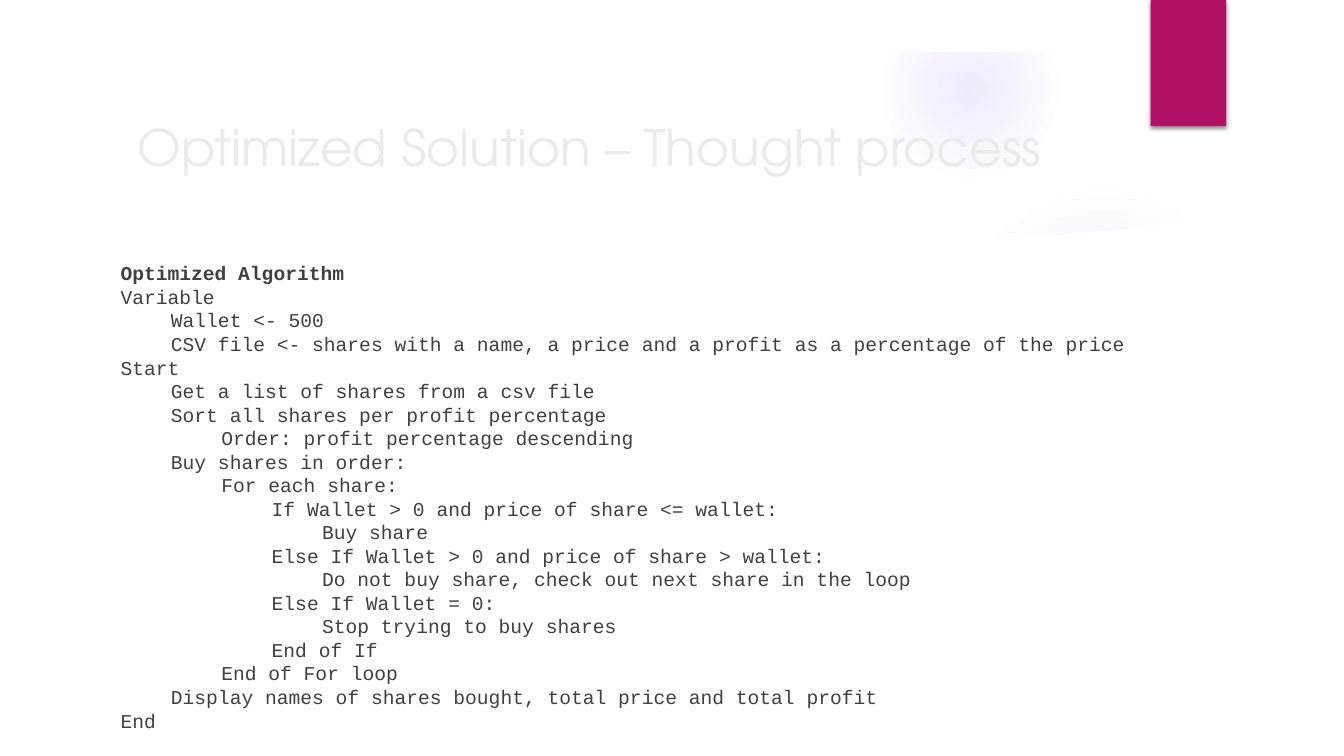
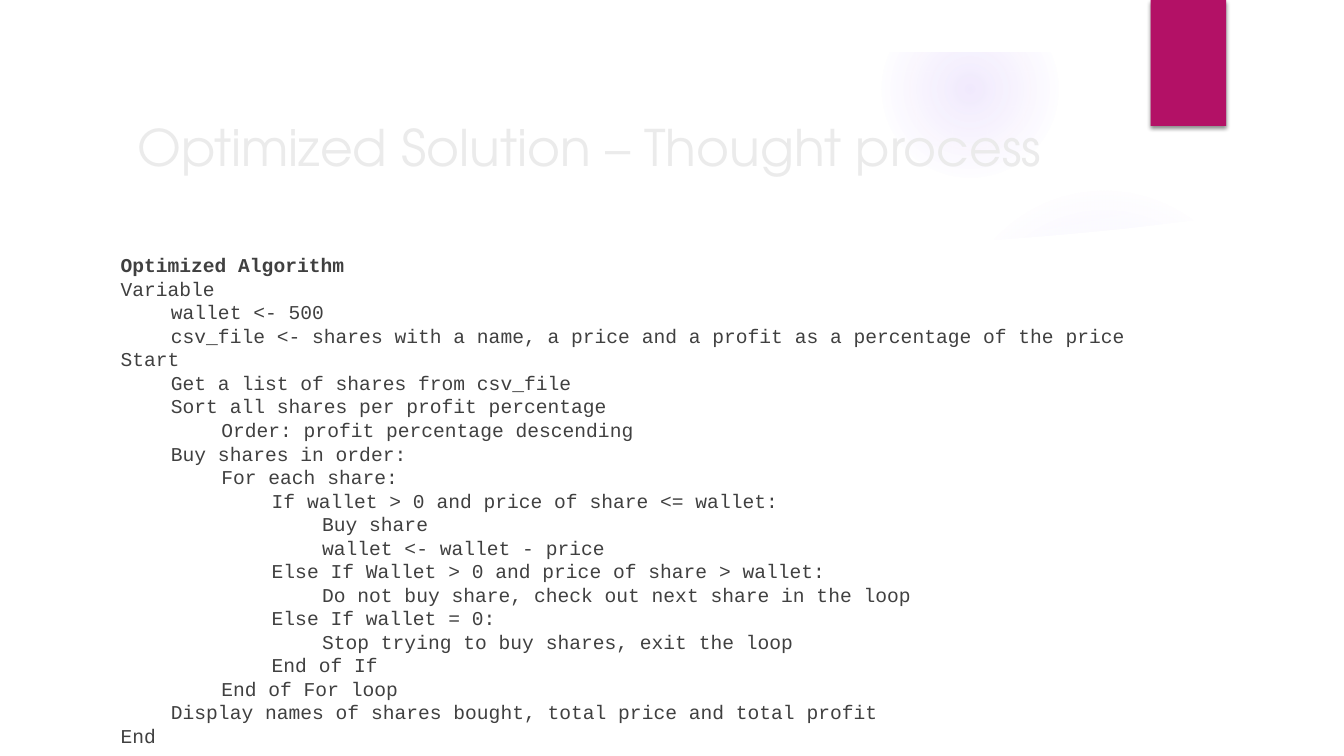
Before and after one commit to franfif/algoinvest-trade, a slide deck: slide 6 of Project7_Presentation.pptx. Drawn at 1344x756 pixels with LibreOffice and Linux fonts; fonts in the diff are those of the drawing; background and template pictures are left out. Boxes give left, top, right and bottom in pixels: in the first picture for what was removed or moved away, otherwise in the second. Text is boxed around its words. In the diff, an @@ line names an element or a change of style, - is before the commit and + after.

```diff
--- a/Project7_Presentation.pptx
+++ b/Project7_Presentation.pptx
@@ text "Optimized Algorithm": place and size @@
-text "Optimized Algorithm" at [121, 267, 1125, 728]
+text "Optimized Algorithm" at [121, 258, 1125, 743]
@@ text at [171, 306, 1125, 347]: text changed @@
-Wallet <- 500
-CSV file <- shares with a name, a price and a profit as a percentage of the price
+wallet <- 500
+csv_file <- shares with a name, a price and a profit as a percentage of the price
@@ text at [171, 376, 571, 392]: text changed @@
-Get a list of shares from a csv file
+Get a list of shares from csv_file
@@ text at [272, 494, 777, 512]: text changed @@
-If Wallet > 0 and price of share <= wallet:
+If wallet > 0 and price of share <= wallet:
@@ text at [322, 541, 605, 559]: paragraph added @@
+wallet <- wallet - price
@@ text at [272, 611, 793, 653]: text changed @@
-Else If Wallet = 0:
-Stop trying to buy shares
+Else If wallet = 0:
+Stop trying to buy shares, exit the loop
```
Also in this commit, not shown: 5 other slides changed.
